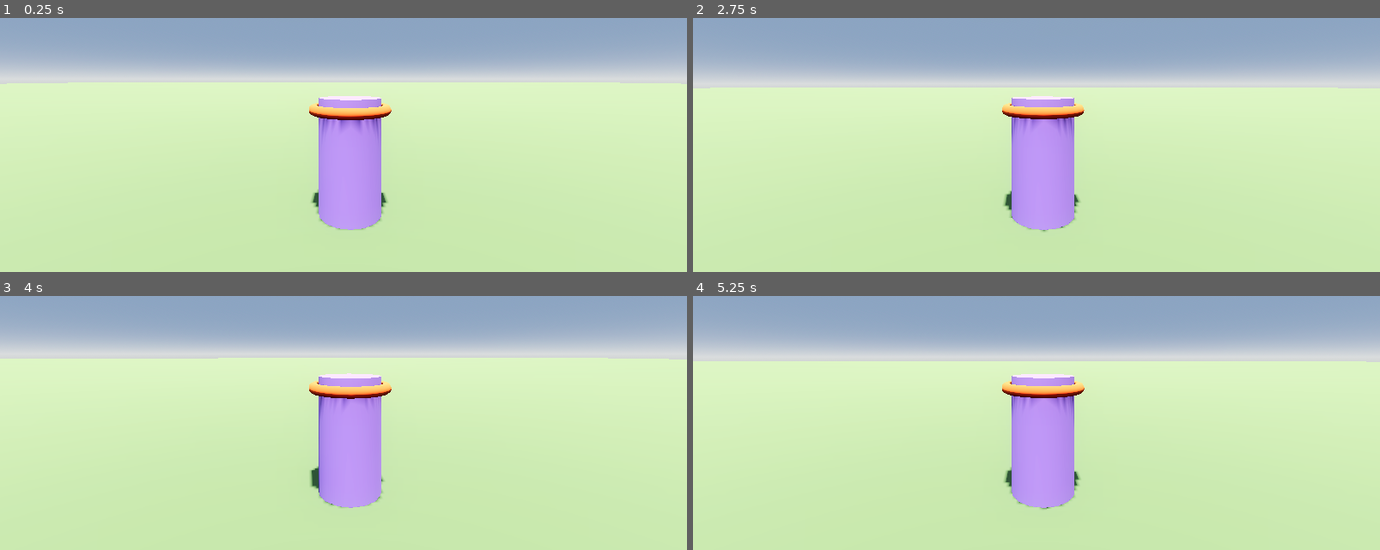
Above: before the commit, frames 1-4 (two rows, left to right).
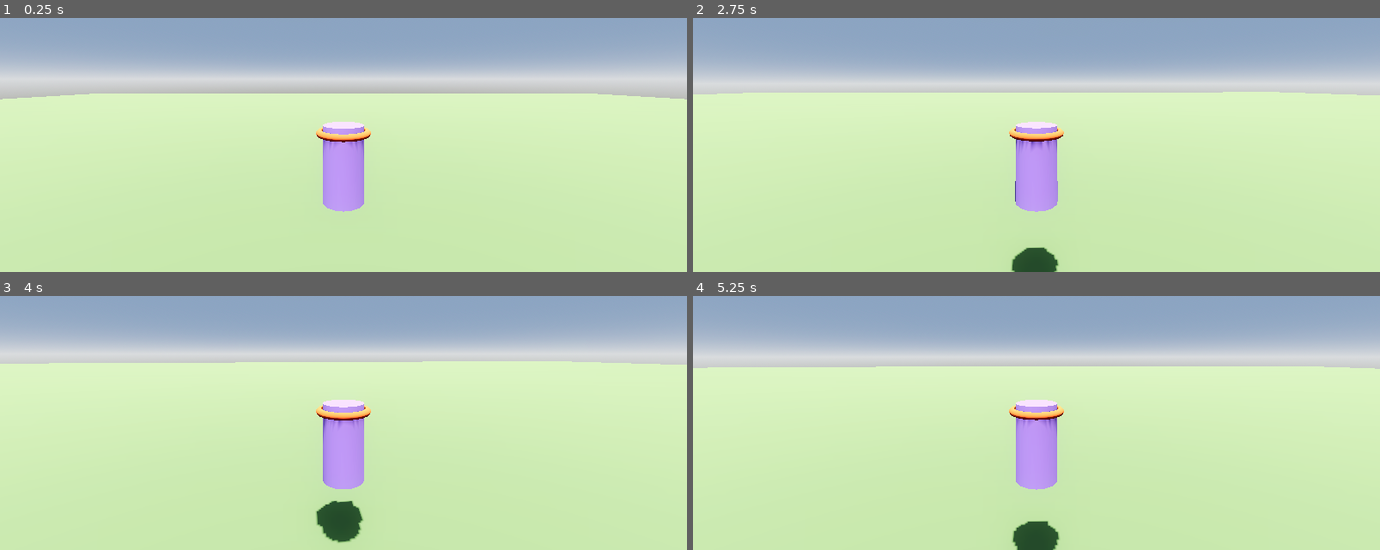
Above: after the commit, the same moments.

Repository: FossRyanH/GodarioWorld3D
Game: Godot game, scene res://Scenes/test_level.tscn
The game is run twice, just before and just after one commit, with the same random seed, the same clock (stepped at 60 frames per second) and the same inputs. The project has no main scene, so this scene is started directly.
Inputs (mouse positions are in pixels of both pictures, inside the frame that each line leads up to):
- Up to frame 1 (0.25 s): no input
- Up to frame 2 (2.75 s): move the mouse to (1070, 76) at 0.52 s; hold Shift (sprint) 0.53-1.28 s; hold W (move_forward) from 0.53 s (still down); tap Space (jump) at 0.77, 1.52 s; move the mouse to (1002, 81) at 1.27 s; tap Shift (sprint) at 1.35 s; move the mouse to (1050, 71) at 2.02 s; hold Shift (sprint) from 2.03 s (still down)
- Up to frame 3 (4 s): keep holding W (move_forward); move the mouse to (336, 362) at 2.77 s; release Shift (sprint) at 2.78 s; tap Shift (sprint) at 2.85 s; tap Space (jump) at 3.02, 3.77 s; move the mouse to (391, 362) at 3.52 s; hold Shift (sprint) from 3.53 s (still down)
- Up to frame 4 (5.25 s): keep holding W (move_forward); move the mouse to (981, 351) at 4.27 s; release Shift (sprint) at 4.28 s; tap Shift (sprint) at 4.35 s; tap Space (jump) at 4.52 s; move the mouse to (1043, 356) at 5.02 s; hold Shift (sprint) from 5.03 s (still down)

The runs differ from the first frame. In frame 1, 7.9% of the frame differs, in the area x 0-100%, y 25-84%; in frame 2, 5.9%; in frame 3, 5.8%; in frame 4, 6.1%.

Commit message:
fixed the gravity issue

Diff:
--- a/Scenes/player.tscn
+++ b/Scenes/player.tscn
@@ -23,6 +23,7 @@
 
 [node name="CSGCylinder3D" type="CSGCylinder3D" parent="Visuals/Body"]
 transform = Transform3D(1, 0, 0, 0, 0.999956, 0.00935483, 0, -0.00935483, 0.999956, 0, 0.9, 0)
+gi_mode = 2
 height = 1.8
 sides = 16
 material = SubResource("StandardMaterial3D_hb1rk")
@@ -42,7 +43,7 @@
 transform = Transform3D(1, 0, 0, 0, 1, 0, 0, 0, 1, 0, 1.1, 0)
 
 [node name="Camera3D" type="Camera3D" parent="CameraMount"]
-transform = Transform3D(1, 0, 0, 0, 1, 0, 0, 0, 1, -0.101026, 1, 4)
+transform = Transform3D(1, 0, 0, 0, 1, 0, 0, 0, 1, 0, 1.8, 6)
 
 [node name="CollisionShape3D" type="CollisionShape3D" parent="."]
 transform = Transform3D(1, 0, 0, 0, 1, 0, 0, 0, 1, 0, 0.9, 0)
--- a/Scenes/test_level.tscn
+++ b/Scenes/test_level.tscn
@@ -47,4 +47,4 @@
 material = SubResource("StandardMaterial3D_thdlx")
 
 [node name="Player" parent="." instance=ExtResource("1_kkm5n")]
-transform = Transform3D(1, 0, 0, 0, 1, 0, 0, 0, 1, 0, 0.629555, 0)
+transform = Transform3D(1, 0, 0, 0, 1, 0, 0, 0, 1, 0, 6.2293, 0)
--- a/Scripts/GDScript/player.gd
+++ b/Scripts/GDScript/player.gd
@@ -24,7 +24,7 @@
 
 func _physics_process(delta: float) -> void:
 	if !is_on_floor():
-		velocity.y -= gravity
+		velocity.y -= gravity * delta
 
 	if Input.is_action_just_pressed("jump") and jump_count < jump_force.size():
 		velocity.y = jump_force[jump_count]
